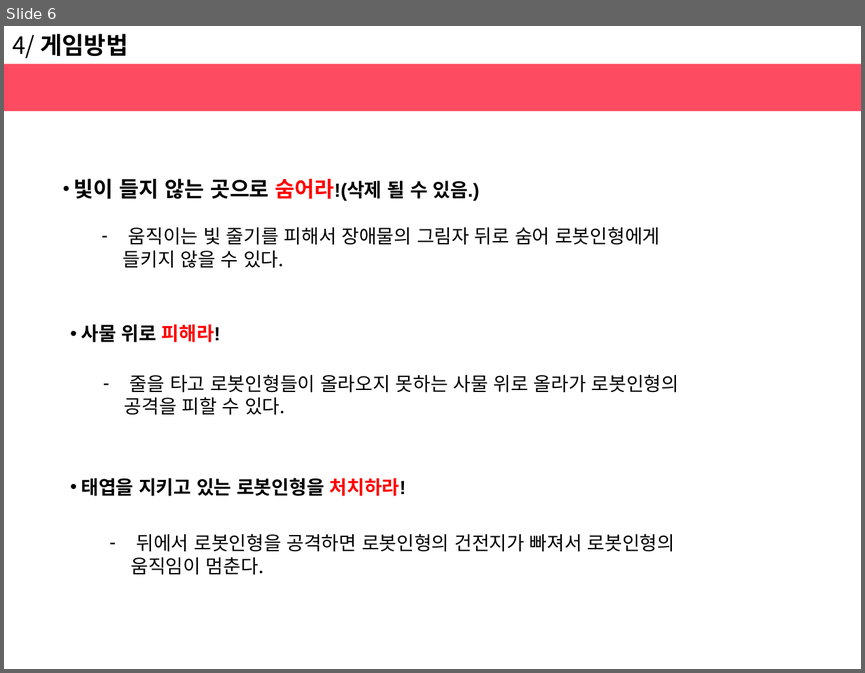
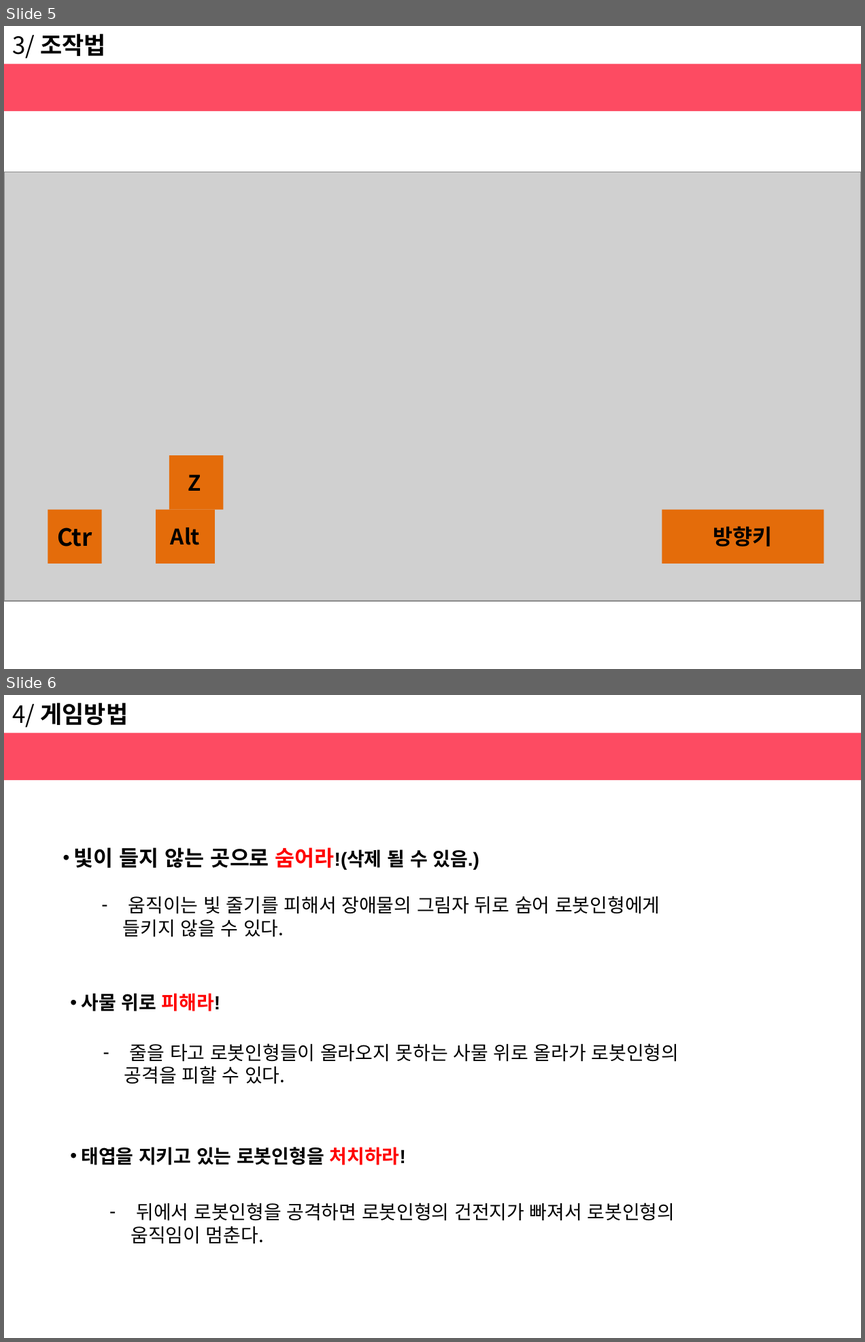
Before and after one commit to haeunjung/Team_Project, a slide deck: 기획문서/게임 제안서.pptx. Shown one above the other, each under a label of ours: slide 6 before the commit, slides 5 and 6 after it. The pictures are 865x673 and 865x1342 pixels, drawn with LibreOffice and Linux fonts; fonts in the diff are those of the drawing; grey boxes stand for pictures. Boxes give left, top, right and bottom in pixels: in the first picture for what was removed or moved away, otherwise in the second. Text is boxed around its words. In the diff, an @@ line names an element or a change of style, - is before the commit and + after.

Commit message:
11.27
기획컨셉, 스토리, 조작키 수정 및 추가

```diff
--- a/기획문서/게임 제안서.pptx
+++ b/기획문서/게임 제안서.pptx
@@ slide 5 added at box(4, 26, 861, 669), background #FFFFFF @@
@@ text added at box(12, 33, 106, 59), 20 pt, text #000000, bold @@
+3/ 조작법
@@ rectangle added at box(4, 63, 861, 111), fill #FD4B62 @@
@@ picture added at box(4, 172, 861, 601) @@
@@ rectangle added at box(169, 455, 224, 509), fill #E46C0A @@
@@ text added at box(188, 474, 201, 490), 18 pt, text #000000, bold @@
+Z
@@ rectangle added at box(48, 509, 102, 563), fill #E46C0A, 20 pt, text #000000, bold @@
+Ctr
@@ rectangle added at box(156, 509, 215, 563), fill #E46C0A, 18 pt, text #000000, bold @@
+Alt
@@ rectangle added at box(662, 509, 824, 563), fill #E46C0A, 18 pt, text #000000, bold @@
+방향키
```
Also in this commit, not shown: 4 slides changed, 1 slide removed.
